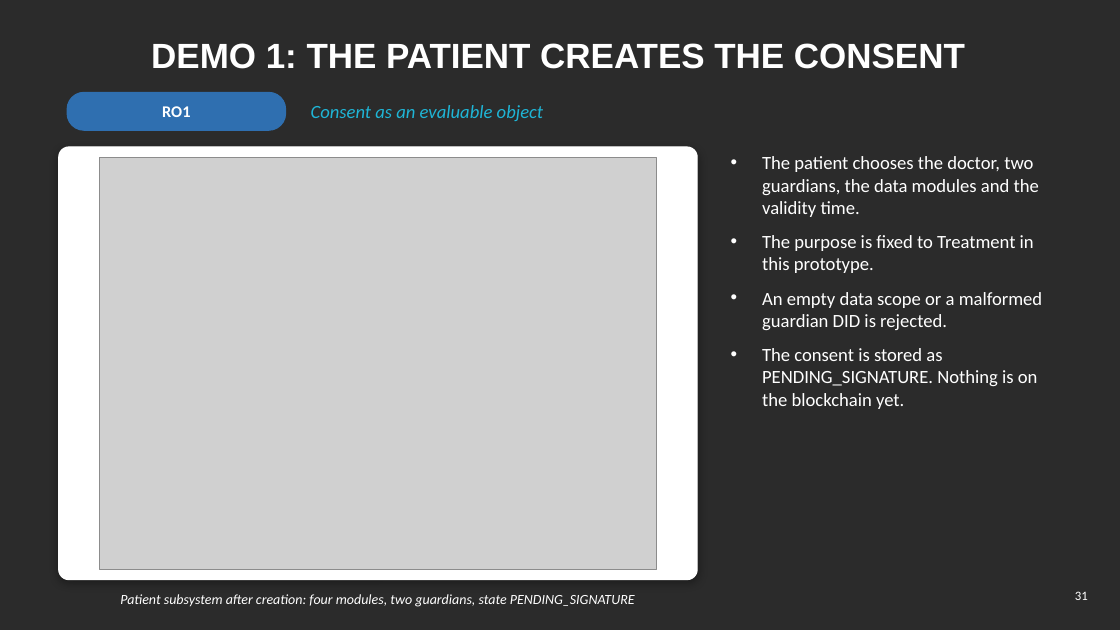
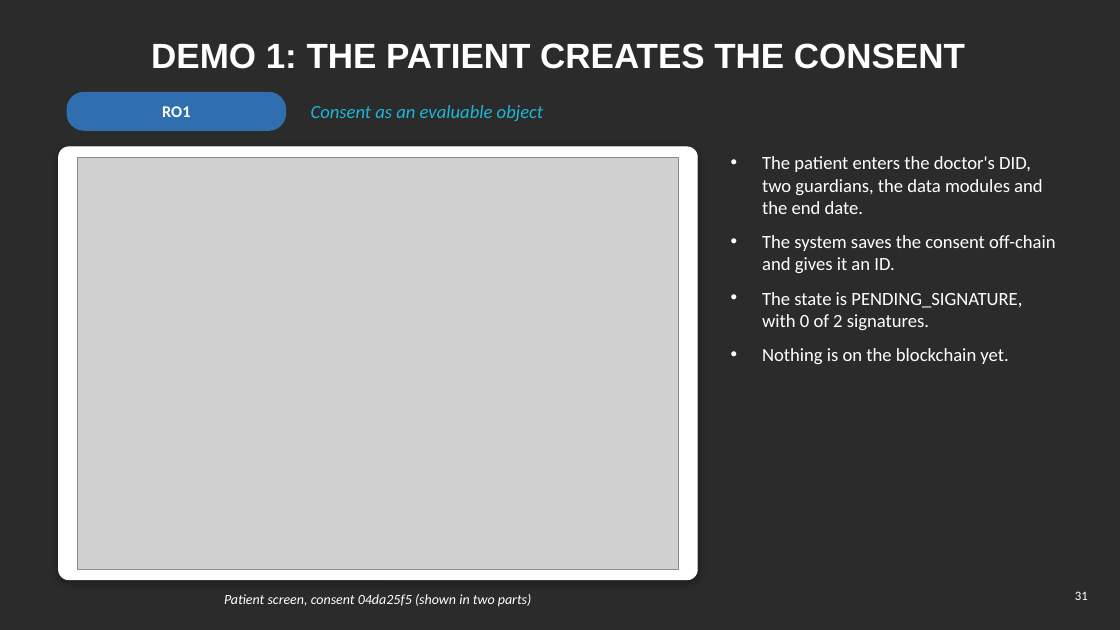
Before and after one commit to yasir12345678900/HealthRWA-Sepolia-Personal-try, a slide deck: slide 31 of docs/Yasir_Candidature_Reassessment_Slides_Simple.pptx. Drawn at 1120x630 pixels with LibreOffice and Linux fonts; fonts in the diff are those of the drawing; grey boxes stand for pictures; background and template pictures are left out; a plain dark background stands for a picture behind light text. Boxes give left, top, right and bottom in pixels: in the first picture for what was removed or moved away, otherwise in the second. Text is boxed around its words. In the diff, an @@ line names an element or a change of style, - is before the commit and + after.

```diff
--- a/docs/Yasir_Candidature_Reassessment_Slides_Simple.pptx
+++ b/docs/Yasir_Candidature_Reassessment_Slides_Simple.pptx
@@ picture: place and size @@
-picture at (99, 157, 657, 570)
+picture at (78, 157, 679, 570)
@@ text at (762, 156, 1055, 364): text changed @@
-• The patient chooses the doctor, two guardians, the data modules and the validity time.
-• The purpose is fixed to Treatment in this prototype.
-• An empty data scope or a malformed guardian DID is rejected.
-• The consent is stored as PENDING_SIGNATURE. Nothing is on the blockchain yet.
+• The patient enters the doctor's DID, two guardians, the data modules and the end date.
+• The system saves the consent off-chain and gives it an ID.
+• The state is PENDING_SIGNATURE, with 0 of 2 signatures.
+• Nothing is on the blockchain yet.
@@ text at (224, 594, 532, 607): text changed @@
-Patient subsystem after creation: four modules, two guardians, state PENDING_SIGNATURE
+Patient screen, consent 04da25f5 (shown in two parts)
```
Also in this commit, not shown: 5 other slides changed, 2 slides added, 4 slides removed, 3 other files.
